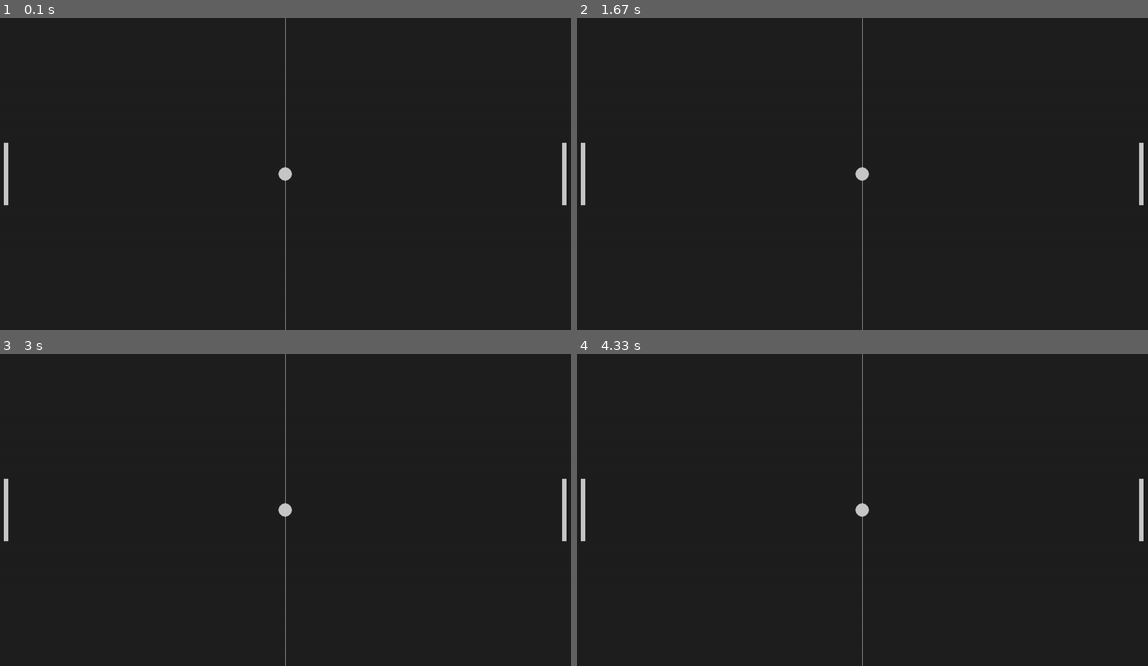
Above: before the commit, frames 1-4 (two rows, left to right).
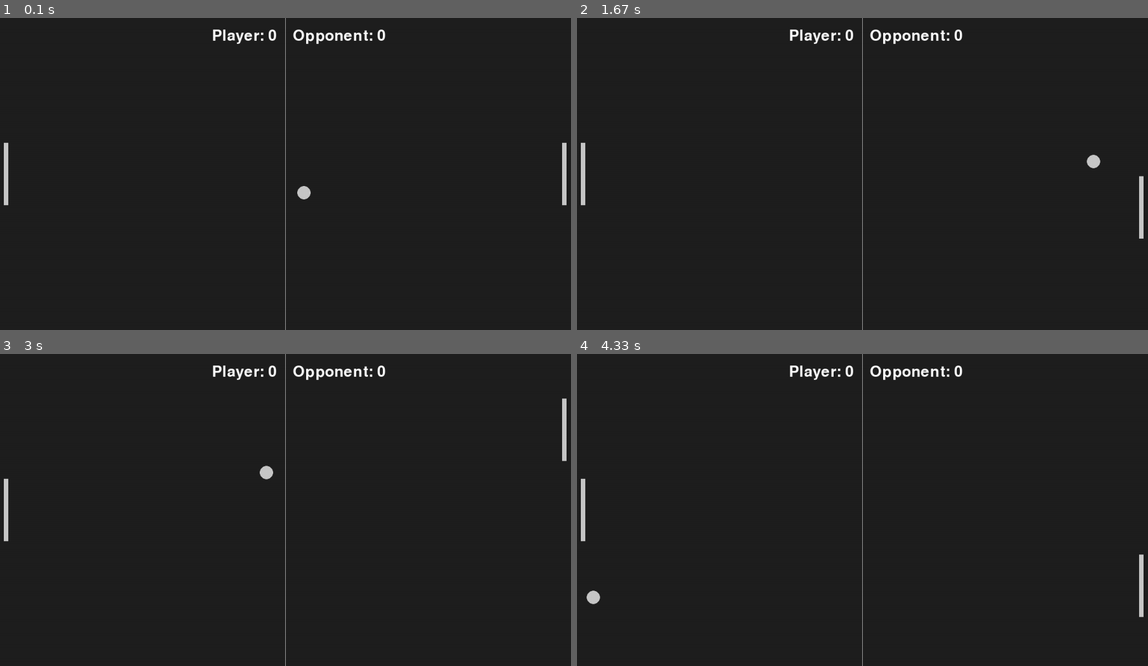
Above: after the commit, the same moments.

Repository: PaoloGuglie/Clear_Code_Tutorials
Game: pygame game, started from Pong in Pygame/main.py
The game is run twice, just before and just after one commit, with the same random seed, the same clock (stepped at 60 frames per second) and the same inputs.
Inputs:
- Up to frame 1 (0.1 s): no input
- Up to frame 2 (1.67 s): no input
- Up to frame 3 (3 s): no input
- Up to frame 4 (4.33 s): no input

The runs differ from the first frame. In frame 1, 0.7% of the frame differs, in the area x 37-68%, y 3-59%; in frame 2, 0.8%; in frame 3, 1.0%, in the area x 37-100%, y 3-61%; in frame 4, 1.0%.

Commit message:
completed the game.

Diff:
--- a/Pong in Pygame/main.py
+++ b/Pong in Pygame/main.py
@@ -1,9 +1,95 @@
 import pygame
 import sys
+
+
+# Functions
+def move_ball():
+    ball.x += ball_speed_x
+    ball.y += ball_speed_y
+
+
+def move_player():
+    player.y += player_speed
+
+
+def move_opponent():
+    if opponent.top < ball.y:
+        opponent.top += opponent_speed
+    if opponent.bottom > ball.y:
+        opponent.bottom -= opponent_speed
+
+
+def check_collisions():
+    global ball_speed_y, ball_speed_x, player_score, opponent_score
+    # Check ball border collisions
+    if ball.top <= 0 or ball.bottom >= screen_height:
+        ball_speed_y *= -1
+    # Check players out of bounds
+    if player.top <= 0:
+        player.top = 0
+    if player.bottom >= screen_height:
+        player.bottom = screen_height
+    if opponent.top <= 0:
+        opponent.top = 0
+    if opponent.bottom >= screen_height:
+        opponent.bottom = screen_height
+    # opponent scores
+    if ball.left <= 0:
+        ball.left = 1
+        ball_speed_x *= -1
+        opponent_score += 1
+    # player scores
+    if ball.right > screen_width:
+        ball.right = screen_width - 1
+        ball_speed_x *= -1
+        player_score += 1
+    # Check player-ball collisions
+    if ball.colliderect(player) or ball.colliderect(opponent):
+        ball_speed_x *= -1
+
+
+def check_score():
+    global winner, game_active
+    if player_score == winning_score:
+        game_active = False
+        winner = 'player'
+    if opponent_score == winning_score:
+        game_active = False
+        winner = 'opponent'
+
+
+def display_score():
+    score_surface = font.render(f"Player: {player_score}    Opponent: {opponent_score}", True, 'White').convert_alpha()
+    score_rect = score_surface.get_rect(center=(screen_width / 2 + 30, 40))
+    screen.blit(score_surface, score_rect)
+
+
+def display_winner():
+    win_surface = font.render(f"{winner} won!", True, 'Black').convert_alpha()
+    win_rect = win_surface.get_rect(center=(screen_width / 2, 50))
+    screen.blit(win_surface, win_rect)
+
+
+def display_endgame_options():
+    # Replay message
+    replay_surface = font.render("Press Enter to replay.", True, 'Black').convert_alpha()
+    replay_rect = replay_surface.get_rect(center=(screen_width / 2, 230))
+    screen.blit(replay_surface, replay_rect)
+    # Quit message
+    quit_surface = font.render("Press 'q' to quit.", True, 'Black').convert_alpha()
+    quit_rect = quit_surface.get_rect(center=(screen_width / 2, 430))
+    screen.blit(quit_surface, quit_rect)
+
+
+def exit_game():
+    pygame.quit()
+    sys.exit()
+
 
 # General setup
 pygame.init()
 clock = pygame.time.Clock()
+font = pygame.font.Font(None, 50)
 
 # Setting up the main window
 screen_width = 1280
@@ -13,27 +99,92 @@
 
 # Game rectangles
 ball = pygame.Rect(screen_width / 2 - 15, screen_height / 2 - 15, 30, 30)
-player = pygame.Rect(screen_width - 20, screen_height / 2 - 70, 10, 140)
-opponent = pygame.Rect(10, screen_height / 2 - 70, 10, 140)
+player = pygame.Rect(10, screen_height / 2 - 70, 10, 140)
+opponent = pygame.Rect(screen_width - 20, screen_height / 2 - 70, 10, 140)
 
 # Colors
 background_color = pygame.Color('grey12')
 light_grey = (200, 200, 200)
 
+# Speed
+ball_speed_x = 7
+ball_speed_y = 7
+player_speed = 0
+opponent_speed = 5
+
+# Gameplay
+winner = ''
+player_score = 0
+opponent_score = 0
+winning_score = 2
+
+game_active = True
+
 while True:
-    # Handling input
-    for event in pygame.event.get():
-        if event.type == pygame.QUIT:
-            pygame.quit()
-            sys.exit()
+    if game_active:
+        # Handle input
+        for event in pygame.event.get():
+            # quit
+            if event.type == pygame.QUIT:
+                exit_game()
+            # player movement
+            if event.type == pygame.KEYDOWN:
+                if event.key == pygame.K_DOWN:
+                    player_speed += 7
+                if event.key == pygame.K_UP:
+                    player_speed -= 7
+            # player stop
+            if event.type == pygame.KEYUP:
+                if event.key == pygame.K_DOWN:
+                    player_speed -= 7
+                if event.key == pygame.K_UP:
+                    player_speed += 7
 
-    # Draw elements
-    screen.fill(background_color)
-    pygame.draw.rect(screen, light_grey, player)
-    pygame.draw.rect(screen, light_grey, opponent)
-    pygame.draw.ellipse(screen, light_grey, ball)
-    # draw the middle line
-    pygame.draw.aaline(screen, light_grey, (screen_width / 2, 0), (screen_width / 2, screen_height))
+        # Ball
+        move_ball()
+        check_collisions()
+
+        # Players
+        move_player()
+        move_opponent()
+
+        # Draw elements
+        screen.fill(background_color)
+        pygame.draw.rect(screen, light_grey, player)
+        pygame.draw.rect(screen, light_grey, opponent)
+        pygame.draw.ellipse(screen, light_grey, ball)
+        # draw the middle line
+        pygame.draw.aaline(screen, light_grey, (screen_width / 2, 0), (screen_width / 2, screen_height))
+
+        # Score
+        check_score()
+        display_score()
+    else:
+        # Handle input
+        for event in pygame.event.get():
+            if event.type == pygame.QUIT:
+                exit_game()
+            if event.type == pygame.KEYDOWN:
+                # Restart game
+                if event.key == pygame.K_RETURN:
+                    game_active = True
+                    # reset stats
+                    winner = ''
+                    player_score = 0
+                    opponent_score = 0
+                    ball.x = screen_width / 2 - 15
+                    ball.y = screen_height / 2 - 15
+                    ball_speed_x = 7
+                    ball_speed_y = 7
+                    player.y = screen_height / 2 - 70
+                    opponent.y = screen_height / 2 - 70
+                if event.key == pygame.K_q:
+                    exit_game()
+
+        # Endgame screen
+        screen.fill('Yellow')
+        display_winner()
+        display_endgame_options()
 
     # Update the window
     pygame.display.flip()
